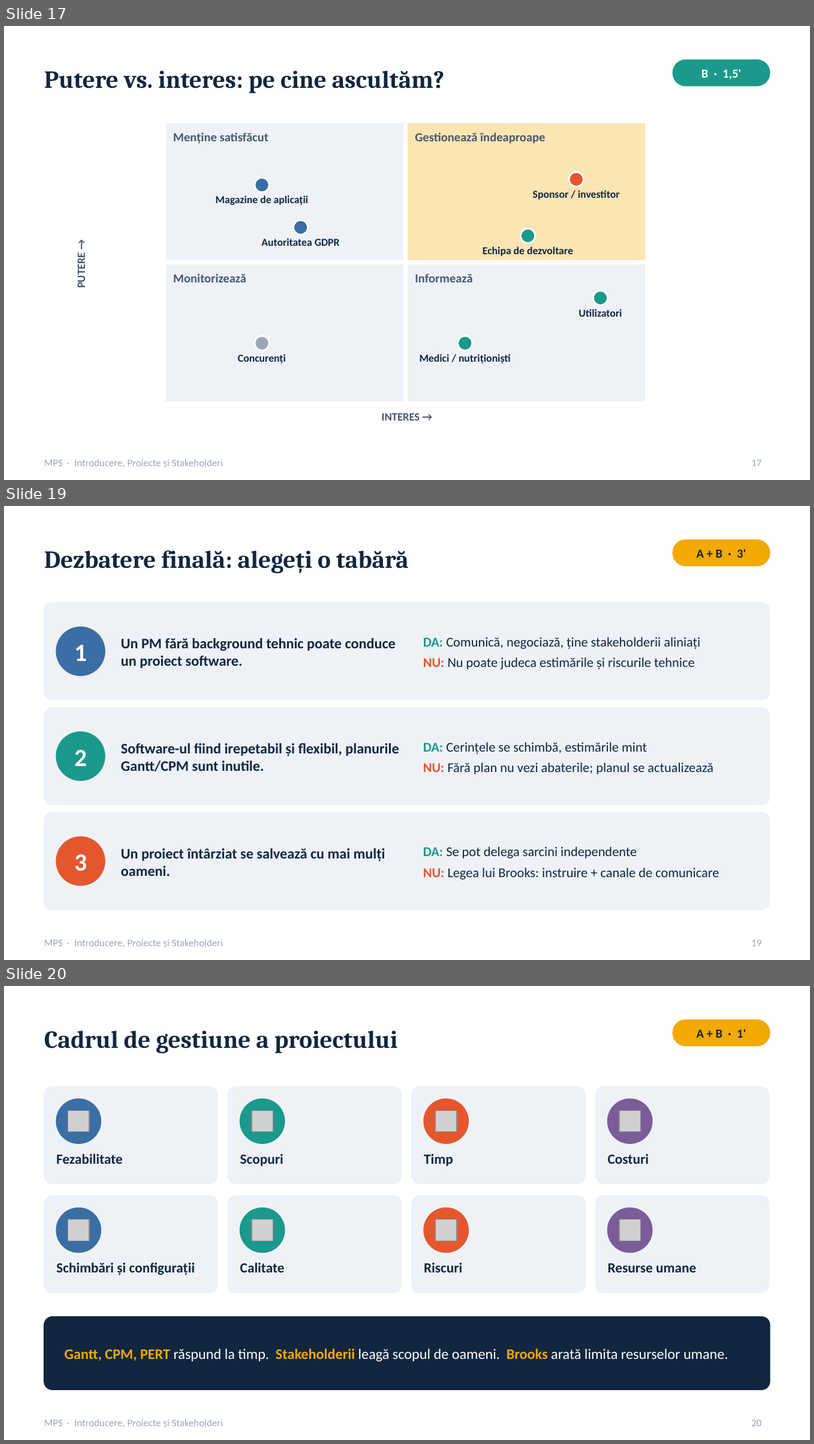
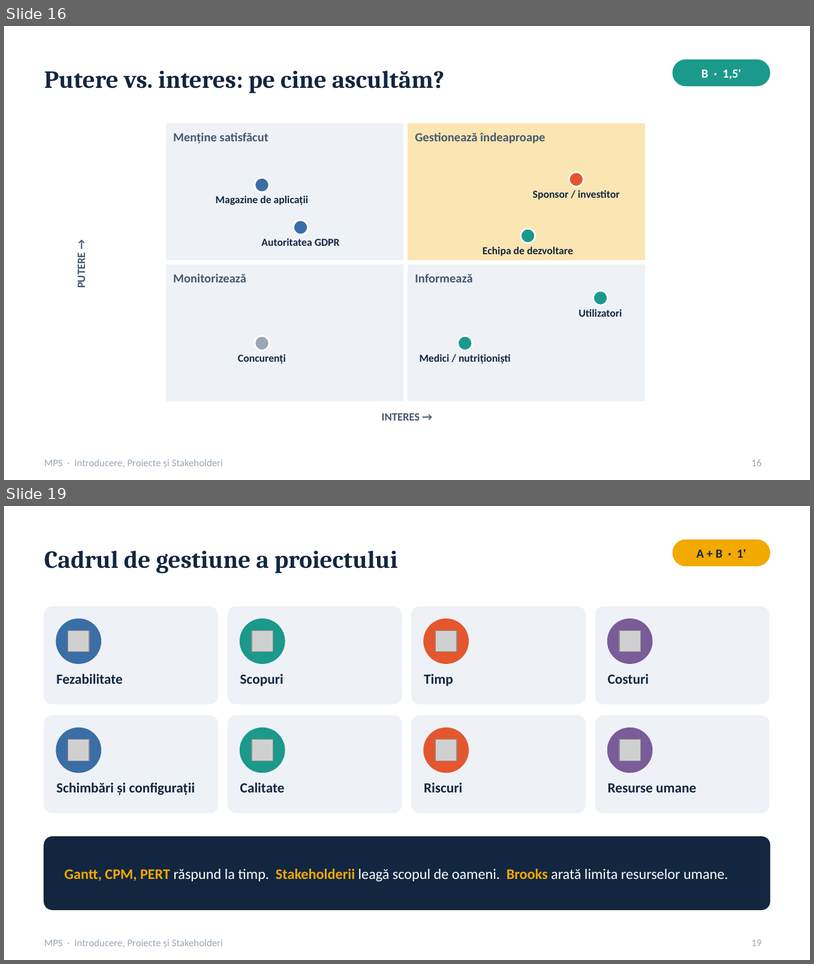
Before and after one commit to dobrinz123/PREZENTARE_MPS, a slide deck: Prezentare_MPS.pptx. Shown one above the other, each under a label of ours: slides 17, 19 and 20 before the commit, slides 16 and 19 after it; the slides between them are not shown. The pictures are 814x1444 and 814x964 pixels, drawn with LibreOffice and Linux fonts; fonts in the diff are those of the drawing; grey boxes stand for pictures. Boxes give left, top, right and bottom in pixels: in the first picture for what was removed or moved away, otherwise in the second. Text is boxed around its words. In the diff, an @@ line names an element or a change of style, - is before the commit and + after.

```diff
--- a/Prezentare_MPS.pptx
+++ b/Prezentare_MPS.pptx
@@ slide 19 removed at [4, 506, 810, 960], background #FFFFFF; not listed: 1 template element that a slide beside it also shows @@
@@ rounded rectangle removed at [674, 540, 770, 565] @@
@@ title removed at [44, 550, 409, 573] @@
-Dezbatere finală: alegeți o tabără
@@ text removed at [697, 549, 746, 558] @@
-A + B · 3'
@@ rounded rectangle removed at [44, 603, 770, 700] @@
@@ ellipse removed at [56, 627, 105, 675] @@
@@ text removed at [74, 645, 87, 661] @@
-1
@@ text removed at [121, 638, 396, 668] @@
-Un PM fără background tehnic poate conduce un proiect software.
@@ text removed at [423, 637, 701, 669] @@
-DA: Comunică, negociază, ține stakeholderii aliniați
-NU: Nu poate judeca estimările și riscurile tehnice
@@ rounded rectangle removed at [44, 708, 770, 804] @@
@@ ellipse removed at [56, 732, 105, 780] @@
@@ text removed at [74, 750, 87, 766] @@
-2
@@ text removed at [121, 743, 399, 771] @@
-Software-ul fiind irepetabil și flexibil, planurile Gantt/CPM sunt inutile.
@@ text removed at [423, 742, 714, 774] @@
-DA: Cerințele se schimbă, estimările mint
-NU: Fără plan nu vezi abaterile; planul se actualizează
@@ rounded rectangle removed at [44, 813, 770, 909] @@
@@ ellipse removed at [56, 837, 105, 885] @@
@@ text removed at [423, 846, 719, 879] @@
-DA: Se pot delega sarcini independente
-NU: Legea lui Brooks: instruire + canale de comunicare
@@ text removed at [74, 854, 87, 871] @@
-3
@@ text removed at [121, 848, 386, 876] @@
-Un proiect întârziat se salvează cu mai mulți oameni.
@@ page number removed at [752, 939, 762, 946] @@
-19
@@ what was slide 17 is now slide 16 @@
@@ page number at [752, 459, 762, 466]: text changed @@
-17
+16
@@ what was slide 20 is now slide 19 @@
@@ page number at [752, 939, 762, 946]: text changed @@
-20
+19
```
Also in this commit, not shown: 9 slides changed, 2 slides added, 2 other slides removed, 3 other files.
